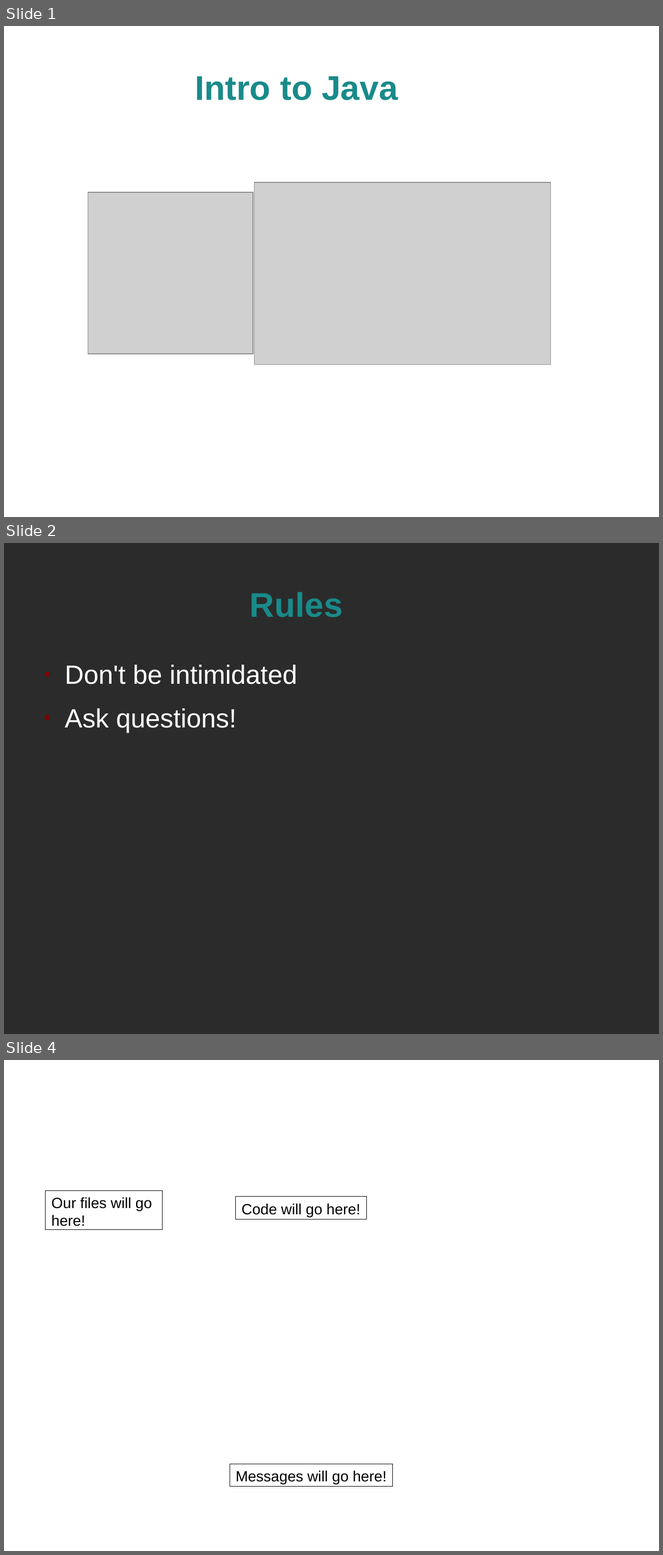
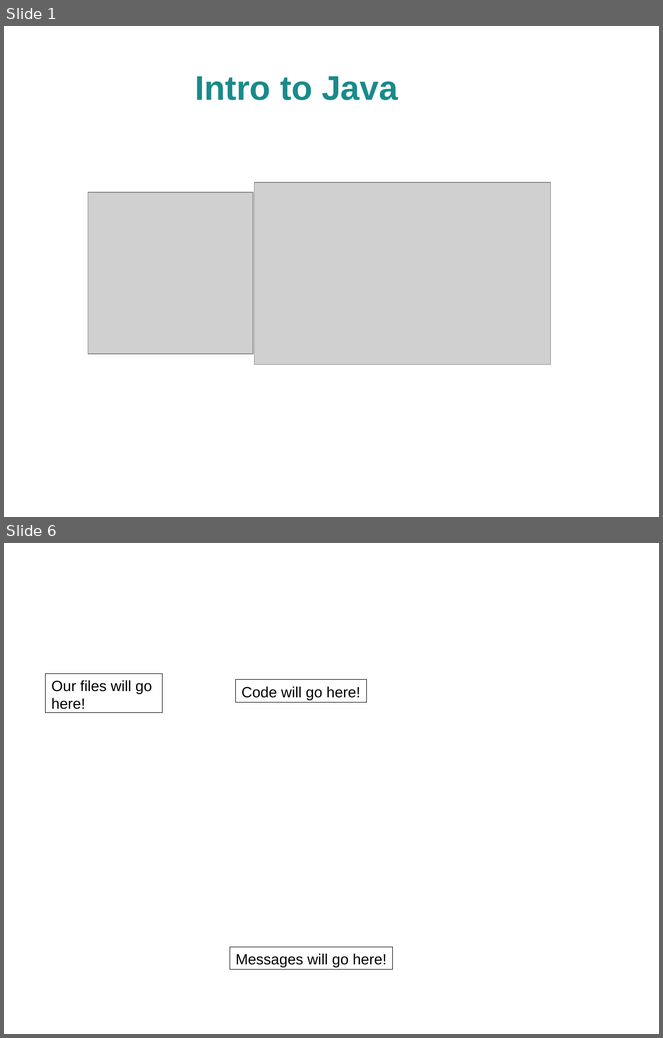
Before and after one commit to FredXCoders/HelloDojo, a slide deck: lessons/Java and Eclipse Basics.odp. Shown one above the other, each under a label of ours: slides 1, 2 and 4 before the commit, slides 1 and 6 after it; the slides between them are not shown. The pictures are 663x1555 and 663x1038 pixels, drawn with LibreOffice and Linux fonts; fonts in the diff are those of the drawing; grey boxes stand for pictures; background and template pictures are left out; a plain dark background stands for a picture behind light text. Boxes give left, top, right and bottom in pixels: in the first picture for what was removed or moved away, otherwise in the second. Text is boxed around its words. In the diff, an @@ line names an element or a change of style, - is before the commit and + after.

```diff
--- a/lessons/Java and Eclipse Basics.odp
+++ b/lessons/Java and Eclipse Basics.odp
@@ slide 2 removed at (4,543,659,1034), background picture (left out) @@
@@ title removed at (250,592,343,617) @@
-Rules
@@ text removed at (65,665,298,733) @@
-● Don't be intimidated
-● Ask questions!
@@ what was slide 4 is now slide 6 @@
```
Also in this commit, not shown: 4 slides changed, 4 slides added.
